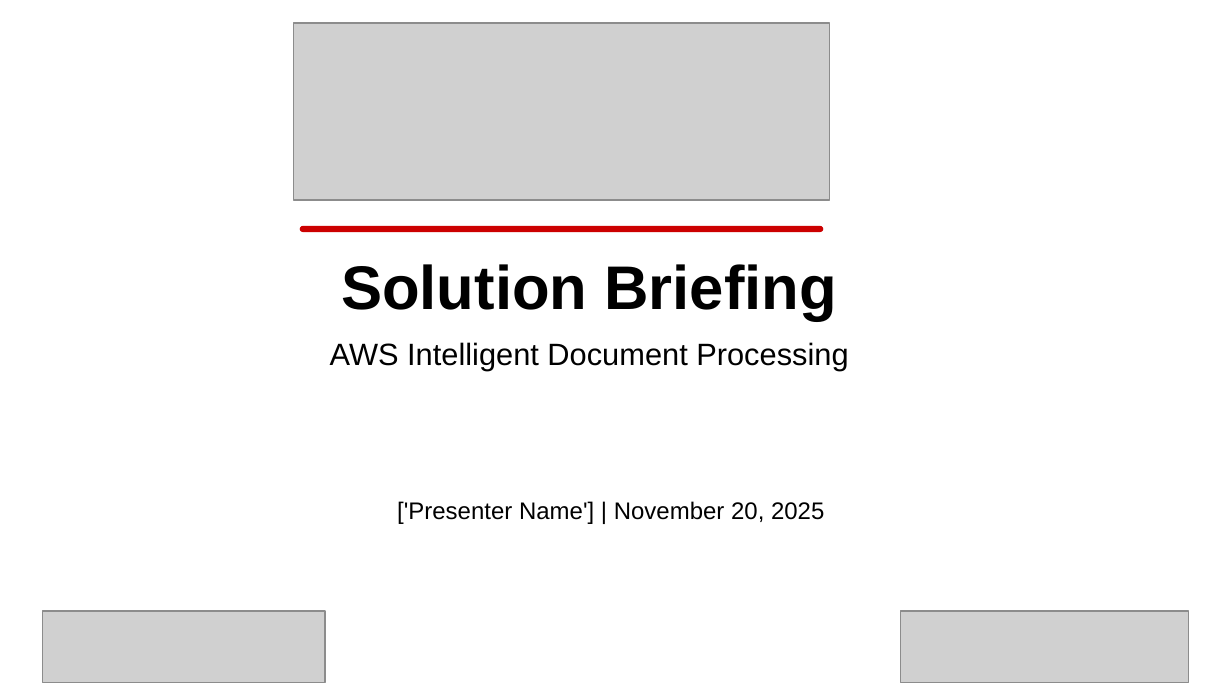
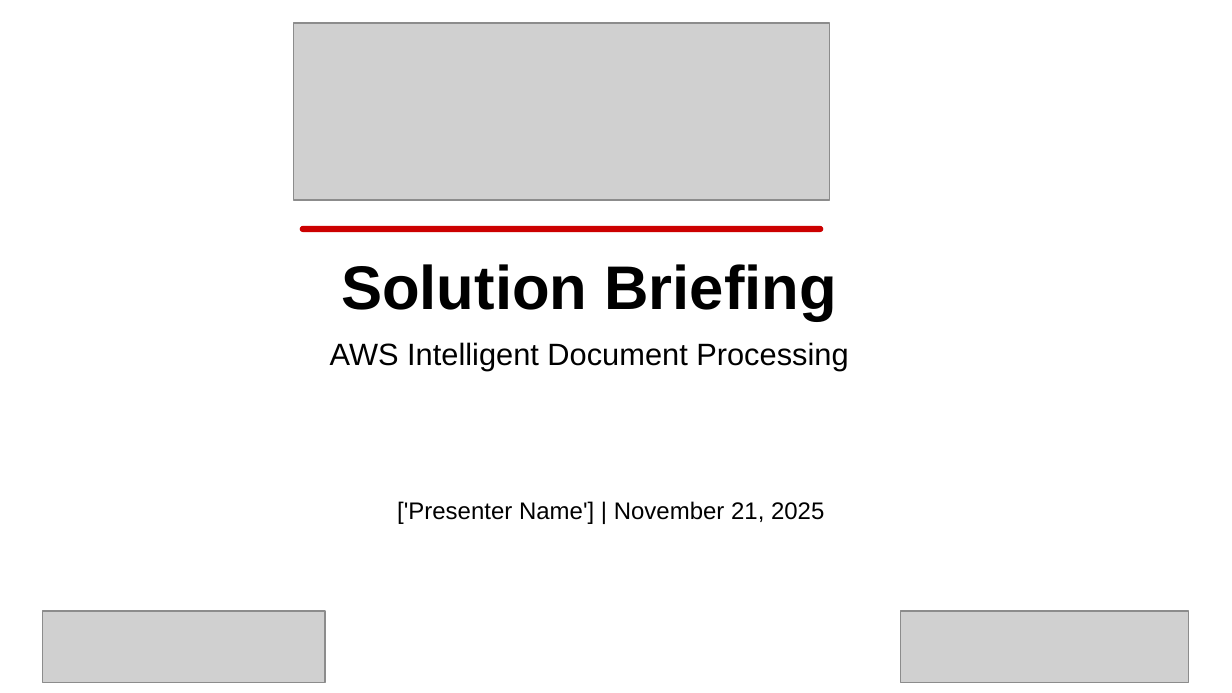
Before and after one commit to eoframework/solutions, a slide deck: slide 1 of solutions/aws/ai/intelligent-document-processing/presales/solution-briefing.pptx. Drawn at 1232x693 pixels with LibreOffice and Linux fonts; fonts in the diff are those of the drawing; grey boxes stand for pictures; background and template pictures are left out. Boxes give left, top, right and bottom in pixels: in the first picture for what was removed or moved away, otherwise in the second. Text is boxed around its words. In the diff, an @@ line names an element or a change of style, - is before the commit and + after.

```diff
--- a/solutions/aws/ai/intelligent-document-processing/presales/solution-briefing.pptx
+++ b/solutions/aws/ai/intelligent-document-processing/presales/solution-briefing.pptx
@@ text at <box>397,501,824,524</box>: text changed @@
-['Presenter Name'] | November 20, 2025
+['Presenter Name'] | November 21, 2025
```
Also in this commit, not shown: 14 other files.
